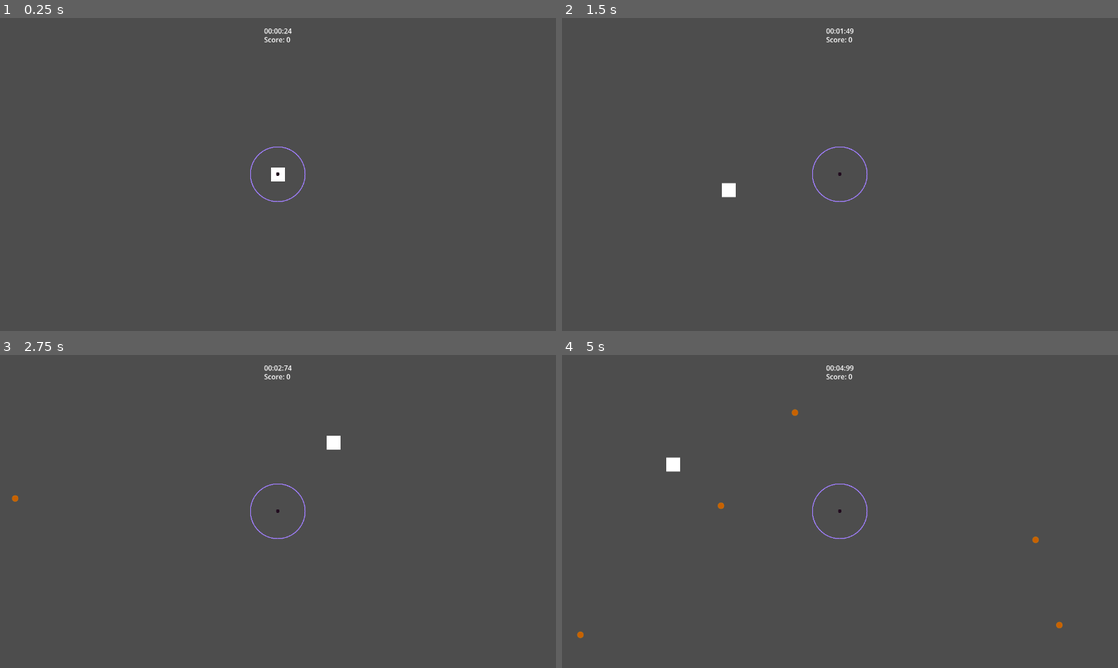
Above: before the commit, frames 1-4 (two rows, left to right).
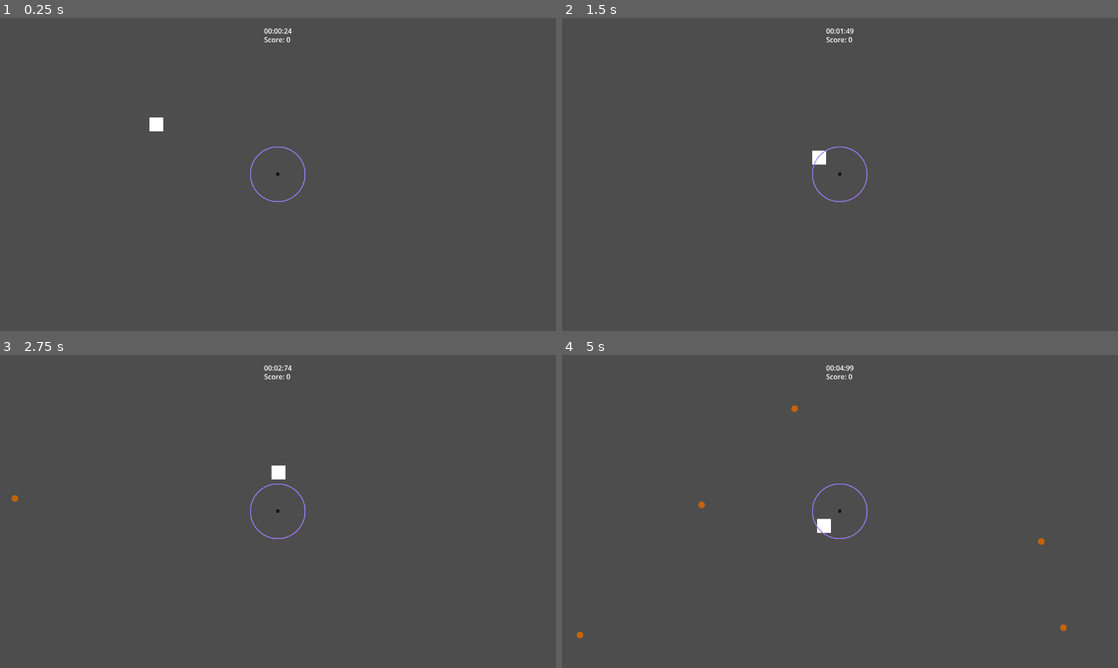
Above: after the commit, the same moments.

Repository: ArjanBroos/GMTK-2025
Game: Godot game, scene res://levels/main_level.tscn
Same seed, same stepped clock (60 frames per second), same inputs: the game is played once before the commit and once after it. Sound files missing from this copy of the repository are replaced by a short silence.
Inputs (mouse positions are in pixels of both pictures, inside the frame that each line leads up to):
- Up to frame 1 (0.25 s): no input
- Up to frame 2 (1.5 s): move the mouse to (962, 158) at 0.52 s; tap Space at 0.77 s; move the mouse to (728, 190) at 1.27 s
- Up to frame 3 (2.75 s): tap Space at 1.52 s; move the mouse to (333, 442) at 2.02 s
- Up to frame 4 (5 s): move the mouse to (812, 574) at 2.77 s; tap Space at 3.02, 3.77, 4.52 s; move the mouse to (1006, 558) at 3.52 s; move the mouse to (673, 464) at 4.27 s

The runs differ from the first frame. In frame 1, 0.2% of the frame differs, in the area x 26-52%, y 31-53%; in frame 2, 0.2%; in frame 3, 0.2%; in frame 4, 0.4%, in the area x 2-91%, y 16-91%.

Commit message:
Add max speed to player and asteroids (damping)

Diff:
--- a/asteroids/asteroid.gd
+++ b/asteroids/asteroid.gd
@@ -4,12 +4,15 @@
 
 @export var speed: float = 20.0
 @export var direction_degrees: float = 90.0
+@export var damp: float = 0.15
 
 @onready var direction_line_editor: Line2D = $DirectionLineEditor
 
+func _ready() -> void:
+	linear_damp = damp
+
 func _integrate_forces(state: PhysicsDirectBodyState2D) -> void:
 	var dirVec = Vector2.RIGHT.rotated(deg_to_rad(direction_degrees))
-
 	apply_central_force(dirVec * speed)
 
 func _draw() -> void:
--- a/components/follow_cursor.gd
+++ b/components/follow_cursor.gd
@@ -2,6 +2,9 @@
 extends Node2D
 
 @export var follower: Node2D
+@export var max_speed: float = 300.0
 
-func _process(_delta):
-	follower.global_position = get_global_mouse_position()
+func _process(delta):
+	var pos = follower.global_position
+	var mousePos = get_global_mouse_position()
+	follower.global_position = pos.move_toward(mousePos, max_speed * delta)
--- a/levels/arjan_tests.tscn
+++ b/levels/arjan_tests.tscn
@@ -1,8 +1,13 @@
-[gd_scene load_steps=4 format=3 uid="uid://bi8i7upp6bayn"]
+[gd_scene load_steps=7 format=3 uid="uid://bi8i7upp6bayn"]
 
 [ext_resource type="PackedScene" uid="uid://d3t20axtyp2bg" path="res://asteroids/asteroid.tscn" id="2_hyu0f"]
 [ext_resource type="PackedScene" uid="uid://b0otbtktu22j8" path="res://gameManager/gameManager.tscn" id="3_0pshc"]
 [ext_resource type="PackedScene" uid="uid://bwsjsl424h3v0" path="res://gravity_well/gravity_well.tscn" id="4_fk478"]
+[ext_resource type="PackedScene" uid="uid://cdewgi8ppc6qi" path="res://asteroids/spawner.tscn" id="4_rh15q"]
+[ext_resource type="PackedScene" uid="uid://bmpyud5b00pej" path="res://soundManager/backgroundMusic/backgroundMusic.tscn" id="5_rh15q"]
+
+[sub_resource type="RectangleShape2D" id="RectangleShape2D_3g0j7"]
+size = Vector2(1289, 73)
 
 [node name="ArjanTests" type="Node2D"]
 
@@ -12,27 +17,45 @@
 
 [node name="GravityWell" parent="." instance=ExtResource("4_fk478")]
 position = Vector2(553, 292)
+pullFactor = 1000.0
 
 [node name="Asteroid" parent="." instance=ExtResource("2_hyu0f")]
 position = Vector2(507, 176)
+damp = null
 
 [node name="Asteroid2" parent="." instance=ExtResource("2_hyu0f")]
 position = Vector2(676, 122)
 direction_degrees = 110.0
+damp = null
 
 [node name="Asteroid3" parent="." instance=ExtResource("2_hyu0f")]
 position = Vector2(894, 223)
 direction_degrees = 170.0
+damp = null
 
 [node name="Asteroid4" parent="." instance=ExtResource("2_hyu0f")]
 position = Vector2(750, 495)
 direction_degrees = 220.0
+damp = null
 
 [node name="PlayerSpawnPoint" type="Node2D" parent="."]
 position = Vector2(655, 335)
 
 [node name="GravityWell2" parent="." instance=ExtResource("4_fk478")]
 position = Vector2(1106, 584)
+pullFactor = 1000.0
 
 [node name="GravityWell3" parent="." instance=ExtResource("4_fk478")]
 position = Vector2(336, 572)
+pullFactor = 1000.0
+
+[node name="Spawner" parent="." node_paths=PackedStringArray("spawn_area") instance=ExtResource("4_rh15q")]
+spawn_area = NodePath("Area2D/CollisionShape2D")
+
+[node name="Area2D" type="Area2D" parent="Spawner"]
+
+[node name="CollisionShape2D" type="CollisionShape2D" parent="Spawner/Area2D"]
+position = Vector2(645, 44)
+shape = SubResource("RectangleShape2D_3g0j7")
+
+[node name="BackgroundMusic" parent="." instance=ExtResource("5_rh15q")]
